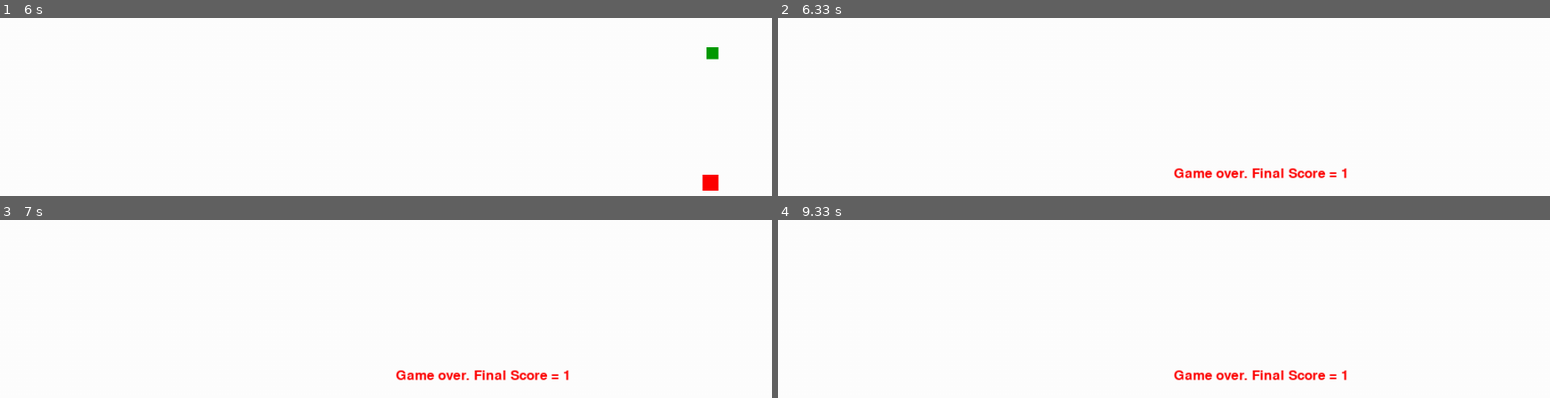
Above: before the commit, frames 1-4 (two rows, left to right).
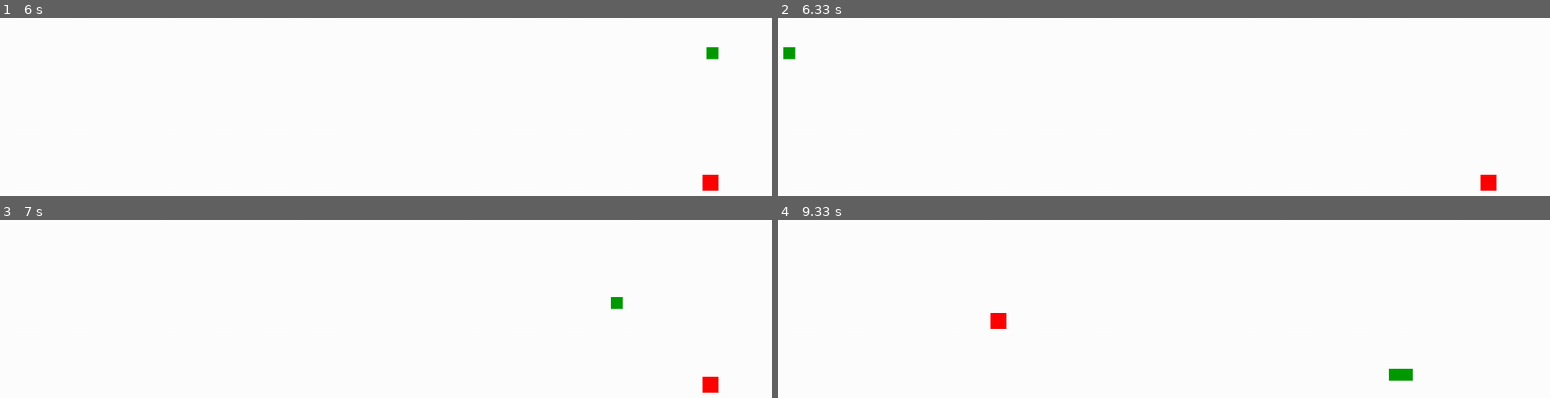
Above: after the commit, the same moments.

Repository: jwilligers/team5761
Game: pygame game, started from python/PyGame/snake.py
Two runs of this game, one before a commit and one after it. Both use one fixed random seed, a clock stepped at 60 frames per second and the inputs below.
Inputs:
- Up to frame 1 (6 s): hold Right 0.33-0.8 s; hold Up 0.83-1.13 s; hold Right 1.17-1.63 s; hold Left 1.67-2.2 s; hold Down 2.23-2.53 s; hold Left 2.57-2.97 s; hold Up 3-3.37 s; hold Right 3.4-4.03 s; hold Down 4.07-4.43 s; hold Left 4.47-4.93 s; hold Right 4.97-5.43 s; hold Up 5.47-5.77 s; hold Right from 5.8 s (still down)
- Up to frame 2 (6.33 s): release Right at 6.27 s; hold Left from 6.3 s (still down)
- Up to frame 3 (7 s): release Left at 6.83 s; hold Down from 6.87 s (still down)
- Up to frame 4 (9.33 s): release Down at 7.17 s; hold Left 7.2-7.6 s; hold Up 7.63-8 s; hold Right 8.03-8.67 s; hold Down 8.7-9.07 s; hold Left from 9.1 s (still down)

Frame 1 is identical in both runs. In frame 2, 1.0% of the frame differs, in the area x 0-94%, y 16-98%; in frame 3, 1.0%; in frame 4, 1.1%, in the area x 27-83%, y 52-91%.

Commit message:
Moved colours to separate file

Diff:
--- a/python/PyGame/snake.py
+++ b/python/PyGame/snake.py
@@ -1,22 +1,16 @@
 import pygame
-import time
+#import time
 import random
+import colours
 
 pygame.init()
-
-white = (255, 255, 255)
-black = (0, 0, 0)
-red = (255, 0, 0)
-green = (0, 155, 0)
-blue = (0, 0, 255)
-purple = (255, 0, 255)
-yellow = (255, 255, 0)
 
 
 display_width = 1000
 display_height = 700
 blockSize = 15
 FPS = 30
+loop = True
 
 gameDisplay = pygame.display.set_mode((display_width, display_height))
 pygame.display.set_caption('Snake')
@@ -28,7 +22,7 @@
 
 def snake(blockSize, snakeList):
     for segment in snakeList:
-        pygame.draw.rect(gameDisplay, green, [segment[0], segment[1], blockSize, blockSize])
+        pygame.draw.rect(gameDisplay, colours.green, [segment[0], segment[1], blockSize, blockSize])
 
 def message_to_screen(msg,colour):
     screen_text = font.render(msg, True, colour)
@@ -56,7 +50,7 @@
     while not gameExit:
 
         while gameOver == True:
-            gameDisplay.fill(white)
+            gameDisplay.fill(colours.white)
             message_to_screen("Game over. Final Score = " + str(snakeLength), red)
             pygame.display.update()
 
@@ -87,16 +81,28 @@
                     lead_x_change = 0
                     lead_y_change = blockSize
 
-        if lead_x >= display_width or lead_x <= 0 or lead_y >= display_height or lead_y <= 0:
-            gameOver = True
+        if (loop == False):
+            if lead_x >= display_width or lead_x <= 0 or lead_y >= display_height or lead_y <= 0:
+                gameOver = True
+        else:
+            if lead_x >= display_width:
+                lead_x -= display_width
+            if lead_x <= 0:
+                lead_x += display_width
+
+            if lead_y >= display_height:
+                lead_y -= display_height
+            if lead_y <= 0:
+                lead_y += display_height
+
 
         lead_x += lead_x_change
         lead_y += lead_y_change
 
 
-        gameDisplay.fill(white)
+        gameDisplay.fill(colours.white)
         AppleThickness = 20
-        pygame.draw.rect(gameDisplay, red, [randAppleX, randAppleY, AppleThickness, AppleThickness])
+        pygame.draw.rect(gameDisplay, colours.red, [randAppleX, randAppleY, AppleThickness, AppleThickness])
 
         snakeHead = []
         snakeHead.append(lead_x)
